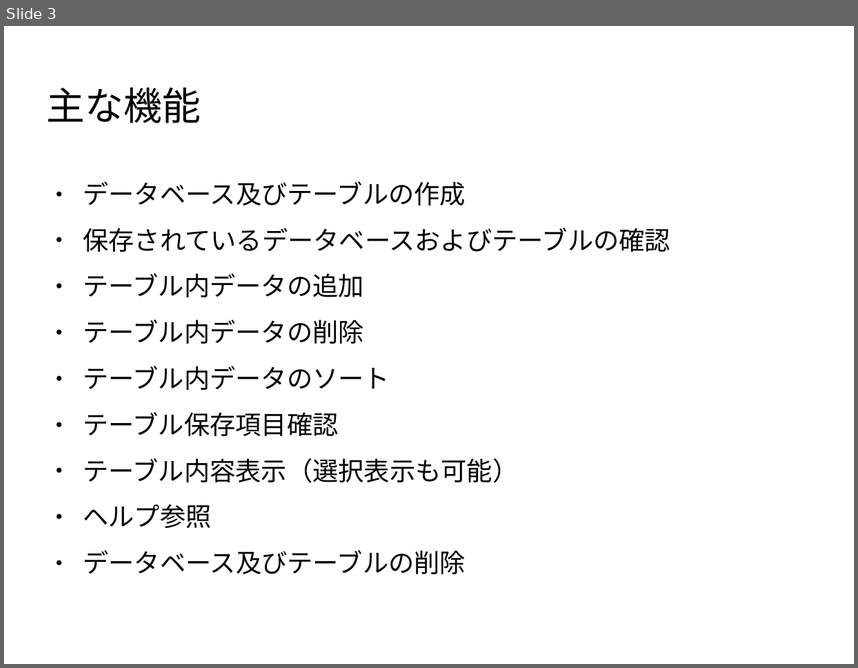
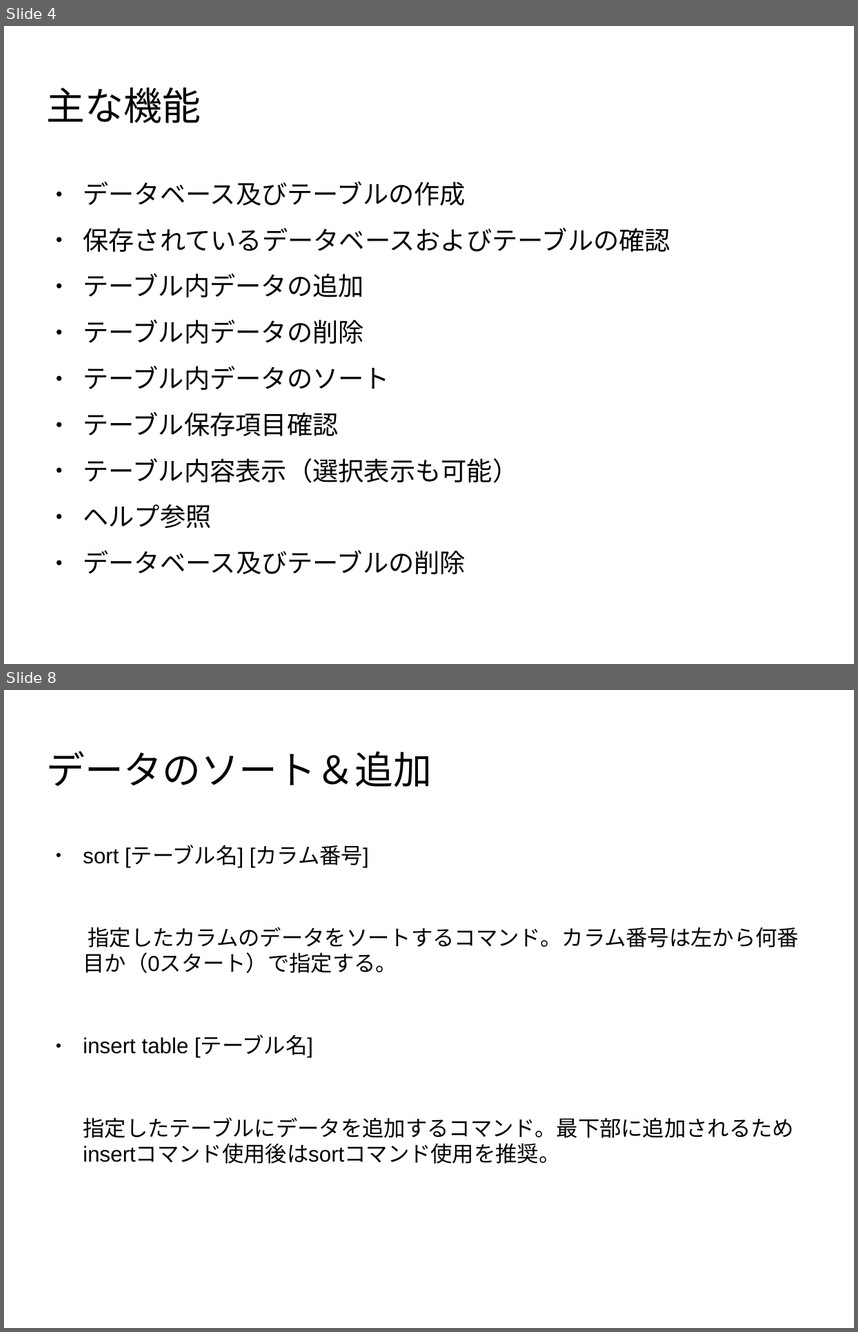
Before and after one commit to kuboshiba/KuboQL, a slide deck: KuboQL.odp. Shown one above the other, each under a label of ours: slide 3 before the commit, slides 4 and 8 after it; the slides between them are not shown. The pictures are 858x668 and 858x1332 pixels, drawn with LibreOffice and Linux fonts; fonts in the diff are those of the drawing; background and template pictures are left out. Boxes give left, top, right and bottom in pixels: in the first picture for what was removed or moved away, otherwise in the second. Text is boxed around its words. In the diff, an @@ line names an element or a change of style, - is before the commit and + after.

Commit message:
プレゼンテージョン仮完成

```diff
--- a/KuboQL.odp
+++ b/KuboQL.odp
@@ slide 8 added at (x1=4, y1=690, x2=854, y2=1328), background picture (left out) @@
@@ title added at (x1=47, y1=751, x2=432, y2=787), 36 pt, text #000000 @@
+データのソート＆追加
@@ text added at (x1=83, y1=846, x2=799, y2=1163), 20.1 pt, text #000000 @@
+● sort [テーブル名] [カラム番号]
+指定したカラムのデータをソートするコマンド。カラム番号は左から何番目か（0スタート）で指定する。
+● insert table [テーブル名]
+指定したテーブルにデータを追加するコマンド。最下部に追加されるためinsertコマンド使用後はsortコマンド使用を推奨。
@@ what was slide 3 is now slide 4 @@
```
Also in this commit, not shown: 2 slides changed, 7 other slides added.
